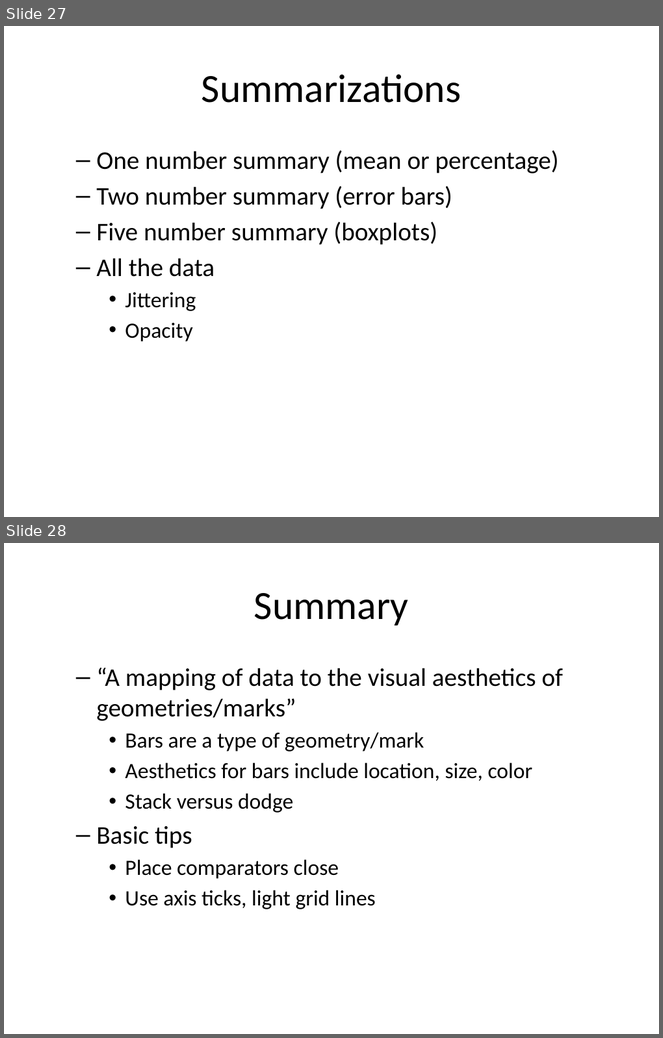
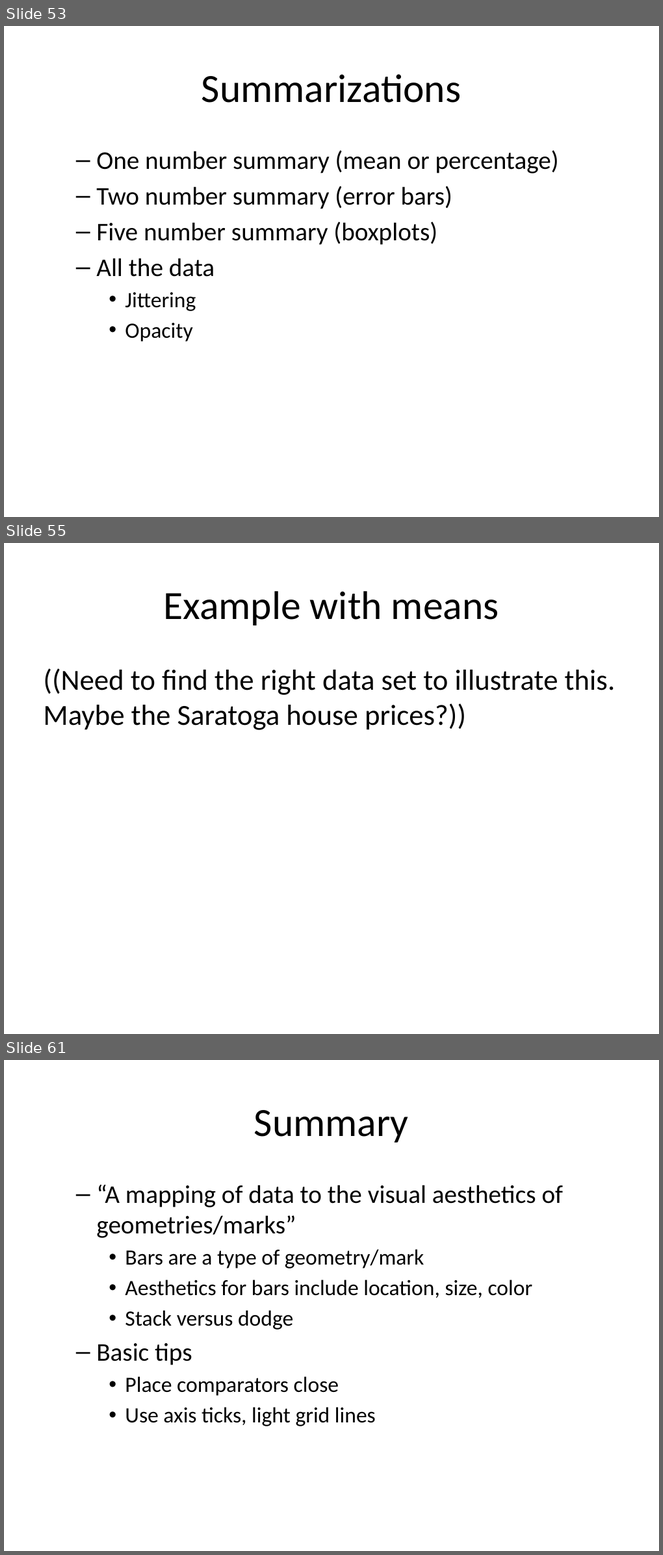
Before and after one commit to pmean/data-visualization, a slide deck: src/data-visualization-02-bars.pptx. Shown one above the other, each under a label of ours: slides 27 and 28 before the commit, slides 53, 55 and 61 after it; the slides between them are not shown. The pictures are 663x1038 and 663x1555 pixels, drawn with LibreOffice and Linux fonts; fonts in the diff are those of the drawing. Boxes give left, top, right and bottom in pixels: in the first picture for what was removed or moved away, otherwise in the second. Text is boxed around its words. In the diff, an @@ line names an element or a change of style, - is before the commit and + after.

Commit message:
Added Titanic examples to bars

```diff
--- a/src/data-visualization-02-bars.pptx
+++ b/src/data-visualization-02-bars.pptx
@@ slide 55 added at bbox=[4, 543, 659, 1034], background #FFFFFF @@
@@ title added at bbox=[164, 591, 499, 626], 44 pt, text #000000 @@
+Example with means
@@ text added at bbox=[43, 668, 616, 730], 32 pt, text #000000 @@
+((Need to find the right data set to illustrate this. Maybe the Saratoga house prices?))
@@ what was slide 27 is now slide 53 @@
@@ what was slide 28 is now slide 61 @@
```
Also in this commit, not shown: 2 slides changed, 32 other slides added, 13 other files.
